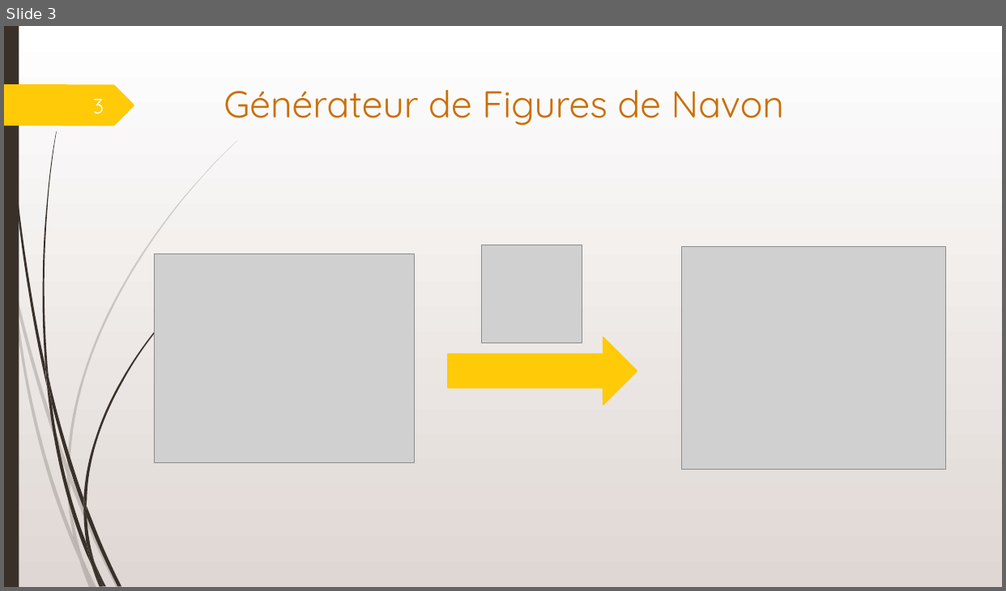
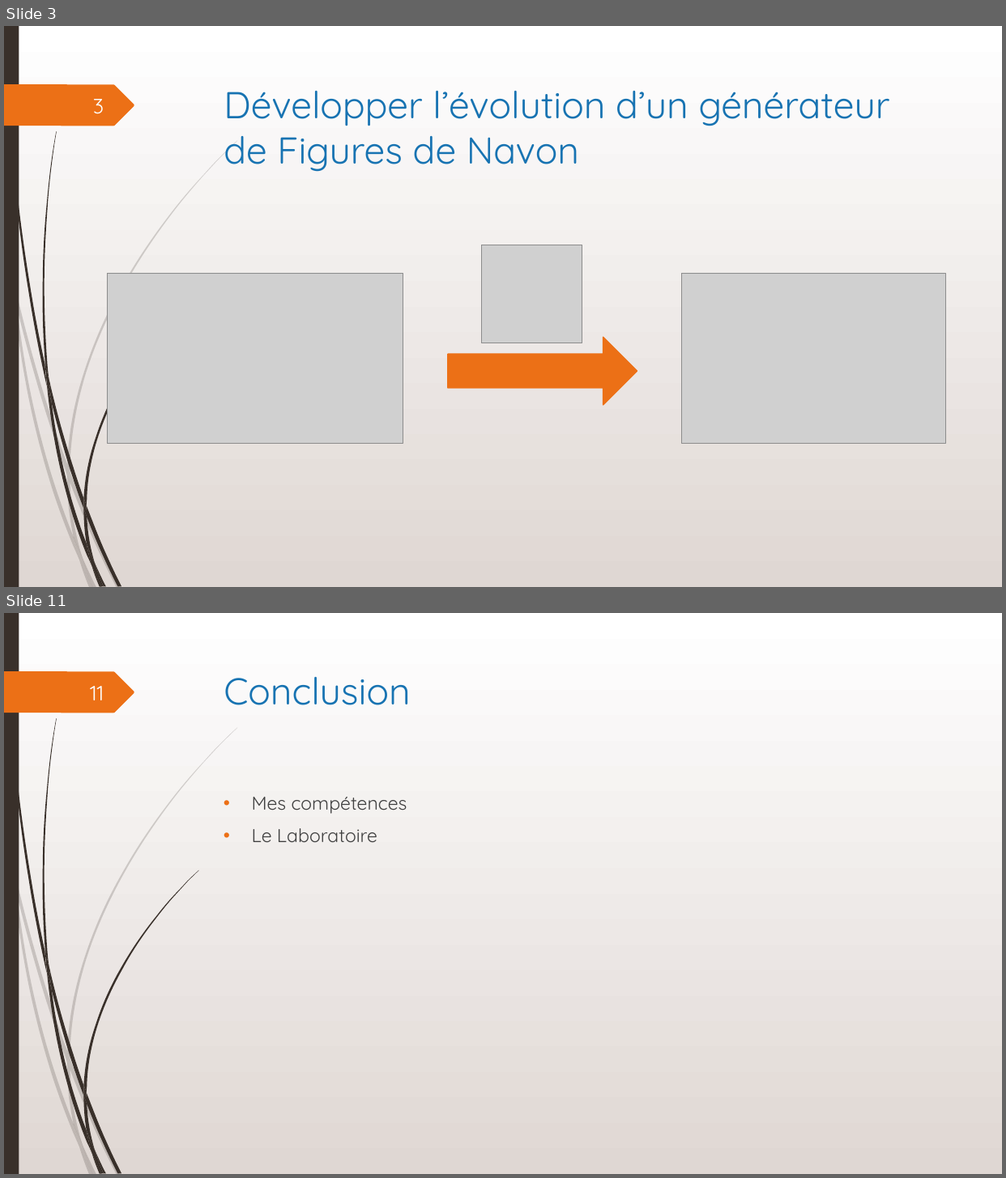
Before and after one commit to MathysC/Figures_Navon, a slide deck: Suivi stage/Rapport/Soutenance_de_Stage_Clerget.pptx. Shown one above the other, each under a label of ours: slide 3 before the commit, slides 3 and 11 after it; the slides between them are not shown. The pictures are 1006x591 and 1006x1178 pixels, drawn with LibreOffice and Linux fonts; fonts in the diff are those of the drawing; grey boxes stand for pictures. Boxes give left, top, right and bottom in pixels: in the first picture for what was removed or moved away, otherwise in the second. Text is boxed around its words. In the diff, an @@ line names an element or a change of style, - is before the commit and + after.

```diff
--- a/Suivi stage/Rapport/Soutenance_de_Stage_Clerget.pptx
+++ b/Suivi stage/Rapport/Soutenance_de_Stage_Clerget.pptx
@@ slide 11 added at (x1=4, y1=613, x2=1002, y2=1174), background gradient #FFFFFF to #E0D7D3; not listed: 24 template elements that a slide beside it also shows @@
@@ title added at (x1=224, y1=677, x2=410, y2=705), 36 pt, text #1773B2 @@
+Conclusion
@@ page number added at (x1=90, y1=686, x2=104, y2=700), 20 pt, text #FEFFFF @@
+11
@@ text added at (x1=252, y1=797, x2=407, y2=842), 18 pt, text #404040 @@
+• Mes compétences
+• Le Laboratoire
@@ slide 3 changed as well @@
@@ freeform shape at (x1=4, y1=84, x2=134, y2=126): fill #FFCA08 to #EC7016 @@
@@ title at (x1=224, y1=91, x2=890, y2=172): text changed; text colour #CA6F06 to #1773B2 @@
-Générateur de Figures de Navon
+Développer l’évolution d’un générateur de Figures de Navon
@@ picture resized from (x1=154, y1=254, x2=414, y2=463) to (x1=108, y1=273, x2=403, y2=444) @@
@@ picture resized from (x1=681, y1=247, x2=946, y2=469) to (x1=681, y1=273, x2=946, y2=444) @@
@@ right arrow at (x1=448, y1=337, x2=637, y2=405): fill #FFCA08 to #EC7016; outline #FFCA08 1.25 pt to #EC7016 1.25 pt @@
```
Also in this commit, not shown: 3 other slides changed, 8 other slides added, 5 other files.
